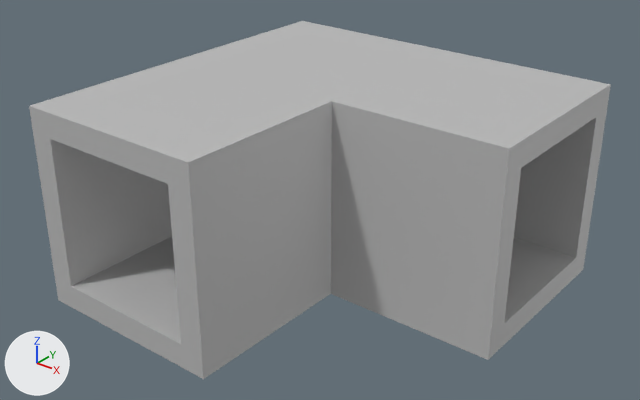
Renders of the FBX model Assets/Models/v1 basic shapes/bottom righ hollow.fbx from each side of a commit.
Before and after are seen from a camera (50 mm lens) standing at (4.69, 12.68, 5.8) and looking at (-4.86, 24.61, -1.59). Arrows for +X, +Y and +Z are at lower left; the lights stay in place. Where no turn or scale is listed for an object, it has been applied to the vertices.

Objects in the first picture: 'bottom_right_hollow'.
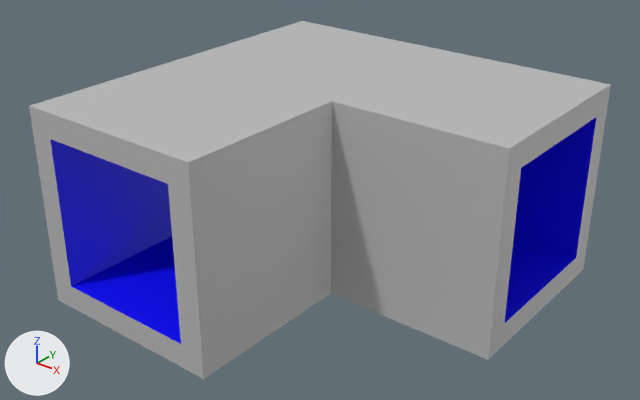
Where the newer file only moved an object's origin or applied its transform, the numbers keep the older frame.

Changed parts and their boxes [x1, y1, x2, y2] in the pictures (640 x 400 px):
part 1 of me_mesh, recoloured (grey to blue)
    both: [50, 118, 596, 344]

Edits to the bpy script that builds the scene:
```text
Add mat_inside_wall:
    mat_inside_wall = principled_material('Inside_Wall')
    mat_inside_wall.base_color = (0.0, 0.0, 1.0)  # blue #0000ff
Change me_mesh:
    where me_mesh.from_pydata(...)  # 32 vertices, 32 faces; spans x -7.5..0.0, y -7.0..0.5, z -3.5..0.5
    used by ob_bottom_right_hollow; location = (-1.0, 28.0, 0.0)
    me_mesh part 1: 12 of the faces centred in x -7.0..-1.0, y -5.0..0.0, z -3.0..0.0 switch from mat_lambert1 (grey #bcbcbc) to mat_inside_wall (blue #0000ff)
```
